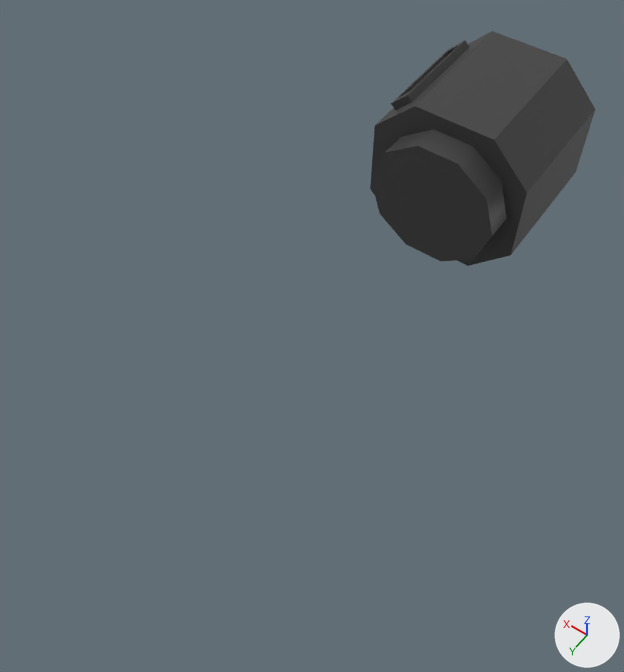
The FBX model Art/Gatling Gun.fbx as it was, and as the next commit left it.
Before and after are seen from a camera (50 mm lens) standing at (-0.0002, 0.0414, 0.0751) and looking at (0.018, 0.0159, 0.035). The lights are fixed; the arrows at lower right show +X, +Y and +Z. Where no turn or scale is listed for an object, it has been applied to the vertices.

Objects in the first picture: 'Body'.
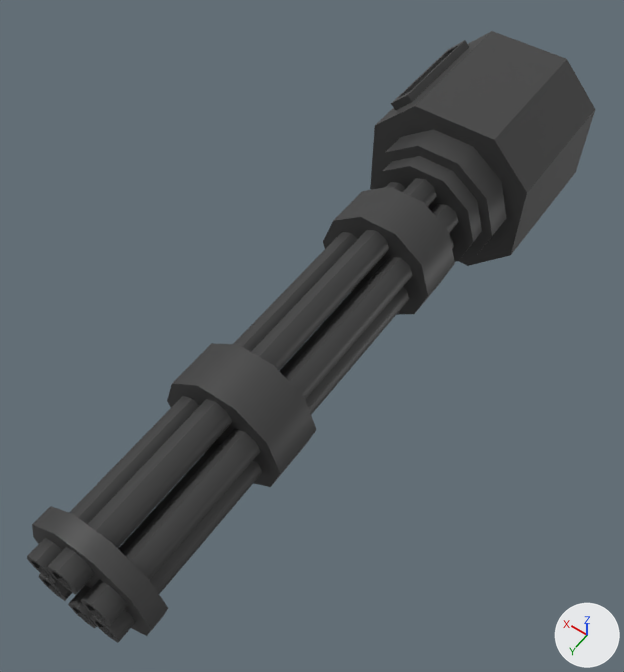
The newer file is also turned or shifted as a whole; pictures and numbers use the older file's frame.

Pixel boxes [x1, y1, x2, y2] of what changed, in the pictures (624 x 672 px):
'Barrel', added
    after: [27, 156, 482, 643]

The edits, one by one:
Mesh me_mesh_001 is new.
It has 238 vertices, 264 faces and spans x -0.0037..0.0037, y 0.0..0.0313, z -0.0035..0.0035.
It uses material mat_guns (picture img_guns_png).
Object 'Barrel' (ob_barrel) is new; it shows me_mesh_001.
Its location is (0.01702, 0.00442, 0.03707).
